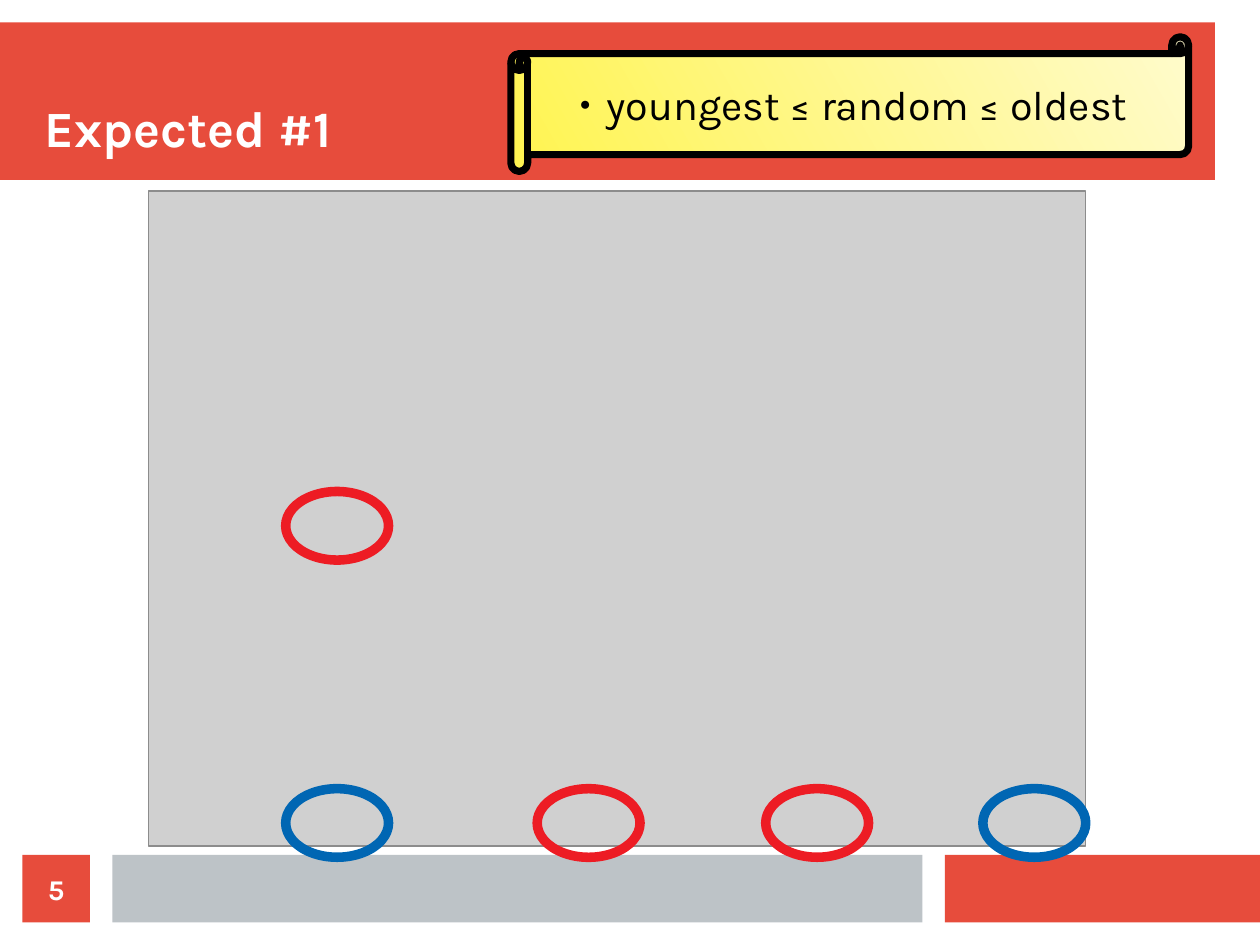
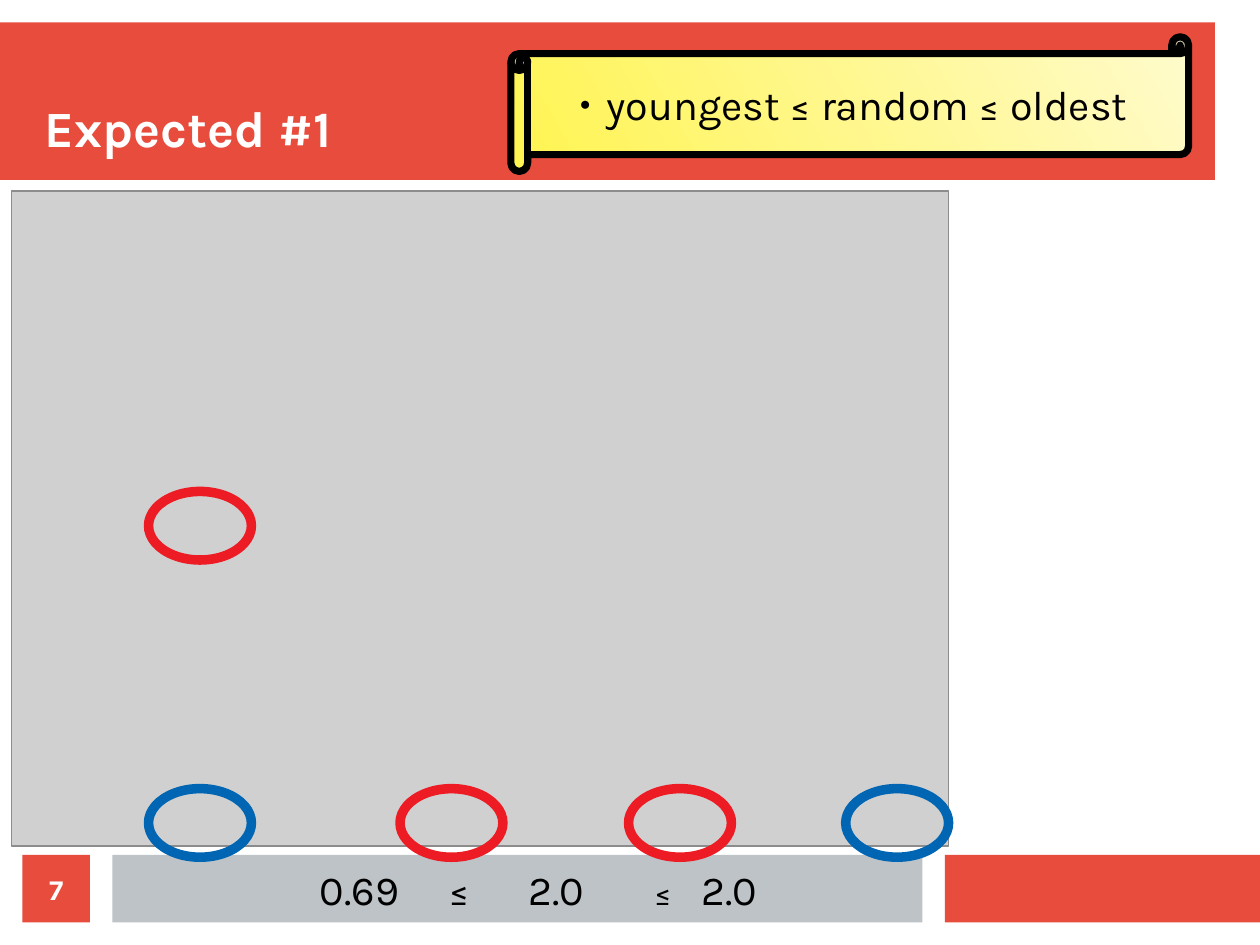
Before and after one commit to richelbilderbeek/Science, a slide deck: slide 7 of Bilderbeek20180502TeceMeeting/20180502Sampling.odp (slide 5 before the commit). Drawn at 1260x945 pixels with LibreOffice and Linux fonts; fonts in the diff are those of the drawing; grey boxes stand for pictures. Boxes give left, top, right and bottom in pixels: in the first picture for what was removed or moved away, otherwise in the second. Text is boxed around its words. In the diff, an @@ line names an element or a change of style, - is before the commit and + after.

```diff
--- a/Bilderbeek20180502TeceMeeting/20180502Sampling.odp
+++ b/Bilderbeek20180502TeceMeeting/20180502Sampling.odp
@@ picture moved from (x1=149, y1=191, x2=1086, y2=846) to (x1=11, y1=191, x2=949, y2=846) @@
@@ ellipse moved from (x1=766, y1=789, x2=869, y2=858) to (x1=400, y1=789, x2=503, y2=858) @@
@@ ellipse moved from (x1=537, y1=789, x2=640, y2=858) to (x1=629, y1=789, x2=732, y2=858) @@
@@ 3 ellipses moved together from (x1=286, y1=492, x2=1086, y2=858) to (x1=149, y1=492, x2=949, y2=858) @@
@@ page number at (x1=49, y1=881, x2=63, y2=900): text changed @@
-5
+7
@@ text added at (x1=320, y1=878, x2=757, y2=906), 26 pt, text #000000 @@
+0.69 ≤ 2.0 ≤ 2.0
```
Also in this commit, not shown: 9 other slides changed, 3 slides added, 1 slide removed, 4 other files.
